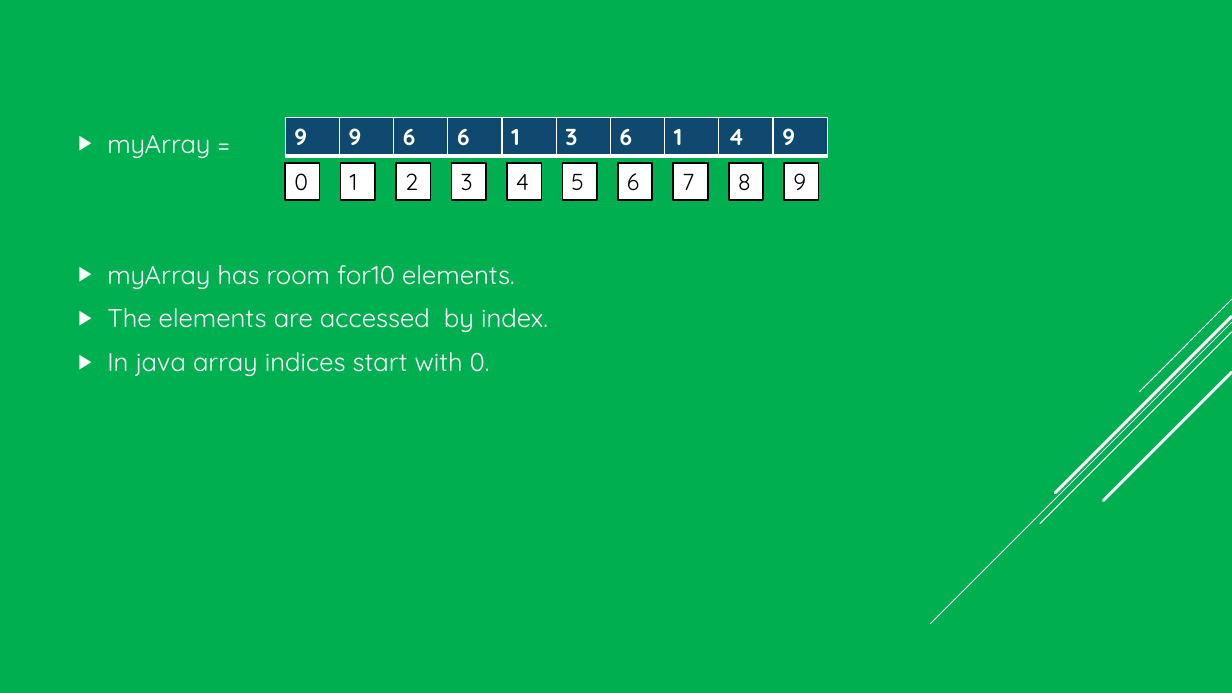
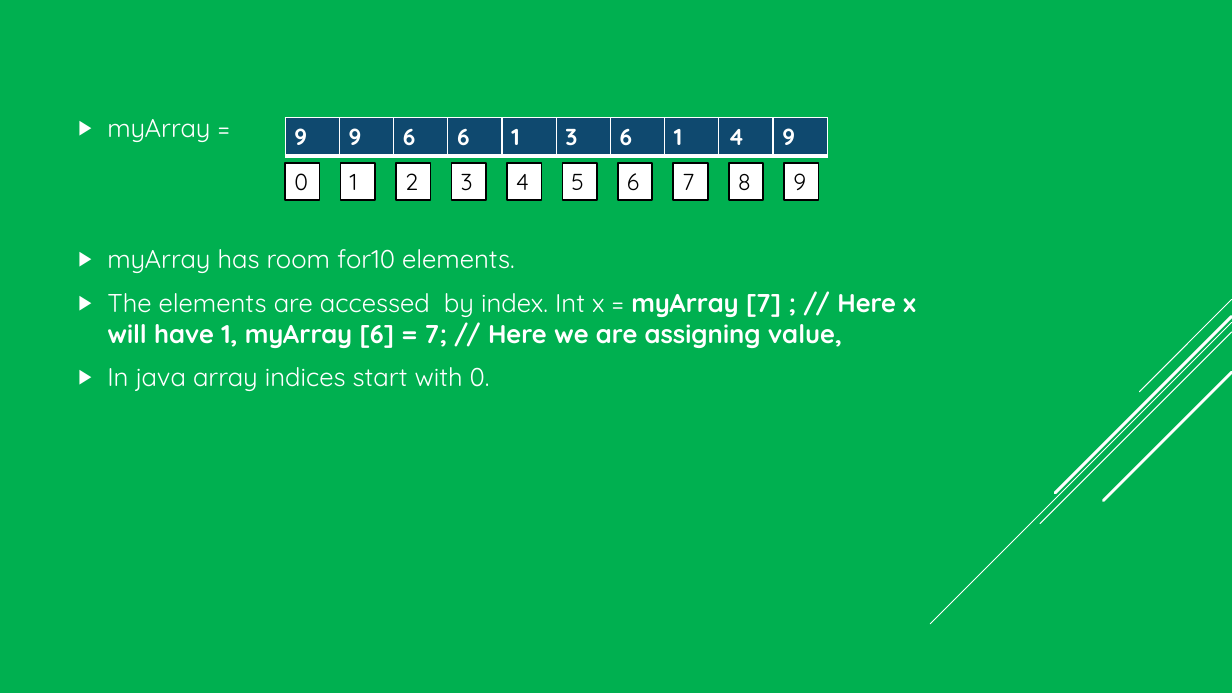
Before and after one commit to VeerababuK/Core-Java, a slide deck: slide 25 of Core java.pptx. Drawn at 1232x693 pixels with LibreOffice and Linux fonts; fonts in the diff are those of the drawing. Boxes give left, top, right and bottom in pixels: in the first picture for what was removed or moved away, otherwise in the second. Text is boxed around its words. In the diff, an @@ line names an element or a change of style, - is before the commit and + after.

```diff
--- a/Core java.pptx
+++ b/Core java.pptx
@@ text at (107,293,916,348): text changed; bold on @@
-▶ The elements are accessed by index.
+▶ The elements are accessed by index. Int x = myArray [7] ; // Here x will have 1, myArray [6] = 7; // Here we are assigning value,
```
Also in this commit, not shown: 7 other slides changed, 17 other files.
